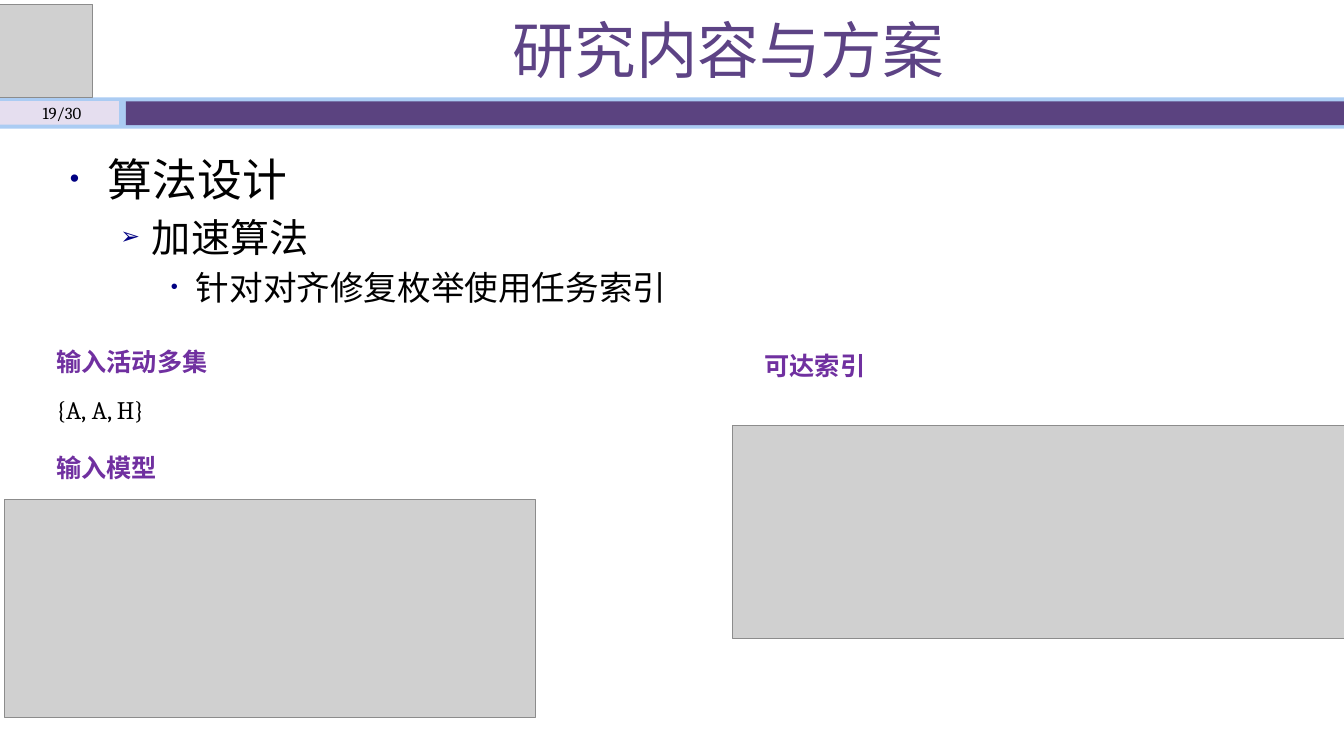
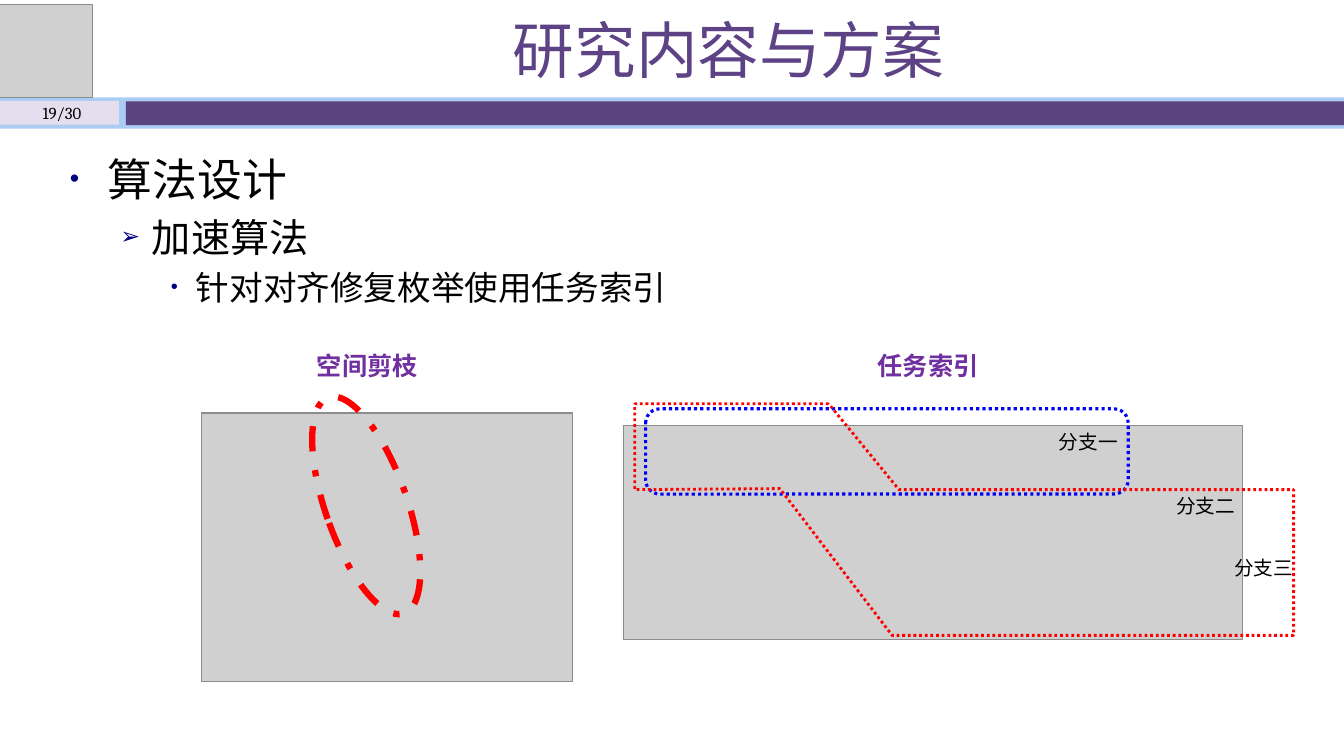
Before and after one commit to shawn47/0930, a slide deck: slide 19 of 开题答辩930.pptx. Drawn at 1344x756 pixels with LibreOffice and Linux fonts; fonts in the diff are those of the drawing; grey boxes stand for pictures. Boxes give left, top, right and bottom in pixels: in the first picture for what was removed or moved away, otherwise in the second. Text is boxed around its words. In the diff, an @@ line names an element or a change of style, - is before the commit and + after.

```diff
--- a/开题答辩930.pptx
+++ b/开题答辩930.pptx
@@ text removed at bbox=[56, 349, 207, 374] @@
-输入活动多集
@@ text added at bbox=[317, 353, 418, 378], 18 pt, text #7030A0, bold @@
+空间剪枝
@@ text at bbox=[878, 353, 979, 378]: text changed; font Cambria to Noto Sans CJK SC @@
-可达索引
+任务索引
@@ ellipse added at bbox=[290, 384, 443, 627], outline #FF0000 4.5 pt dashed @@
@@ text removed at bbox=[56, 401, 144, 423] @@
-{A, A, H}
@@ picture added at bbox=[202, 413, 574, 683] @@
@@ freeform shape added at bbox=[635, 404, 1295, 636], outline #FF0000 2 pt dashed @@
@@ rounded rectangle added at bbox=[646, 409, 1129, 495], outline #0000F9 2.25 pt dashed @@
@@ picture: place and size @@
-picture at bbox=[733, 425, 1344, 639]
+picture at bbox=[623, 425, 1243, 639]
@@ text added at bbox=[1059, 432, 1118, 451], 14 pt, text #000000 @@
+分支一
@@ text removed at bbox=[56, 455, 157, 480] @@
-输入模型
@@ picture removed at bbox=[5, 499, 536, 717] @@
@@ text added at bbox=[1176, 496, 1235, 515], 14 pt, text #000000 @@
+分支二
@@ text added at bbox=[1234, 554, 1293, 580], 14 pt, text #000000 @@
+分支三
```
Also in this commit, not shown: 21 other slides changed, 2 other files.
